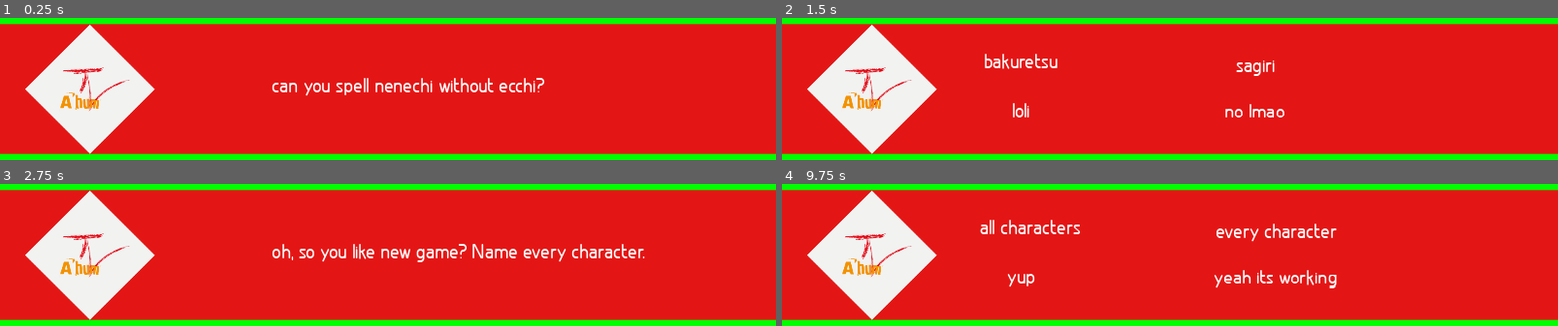
Above: before the commit, frames 1-4 (two rows, left to right).
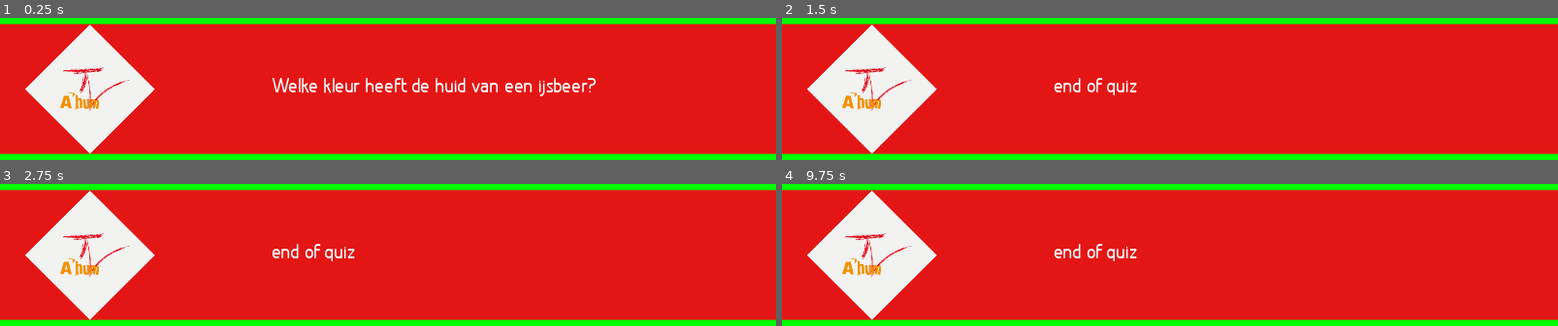
Above: after the commit, the same moments.

Repository: Frain-Breeze/KK-ONC
Game: Godot game, scene res://scenes/main.tscn
Two runs of this game, one before a commit and one after it. Both use one fixed random seed, a clock stepped at 60 frames per second and the inputs below.
Inputs:
- Up to frame 1 (0.25 s): no input
- Up to frame 2 (1.5 s): tap Enter at 0.5 s; tap Up (advance_question) at 0.6 s; tap Space at 1.25 s; tap Right (advance_round) at 1.35 s
- Up to frame 3 (2.75 s): tap Enter at 2 s; tap Down (new_question) at 2.1 s
- Up to frame 4 (9.75 s): tap Space at 2.75, 4.25 s; tap / (show_correct_answer) at 2.85 s; tap Enter at 3.5 s; tap 1 (team1_button1) at 3.6 s; tap 2 (team1_button2) at 4.35 s; tap 3 (team1_button3) at 5.1 s; tap 4 (team1_button4) at 5.85 s; tap Q (team2_button1) at 6.6 s; tap W (team2_button2) at 7.35 s; tap E (team2_button3) at 8.1 s; tap R (team2_button4) at 8.85 s; tap Up (advance_question) at 9.6 s

The runs differ from the first frame. In frame 1, 1.9% of the frame differs, in the area x 35-77%, y 42-56%; in frame 2, 1.4%; in frame 3, 1.9%; in frame 4, 2.2%, in the area x 25-72%, y 25-74%.
Error after the commit: Invalid get index '1' (on base: 'Array'). (res://scripts/main.gd:148)

Commit message:
a

Diff:
--- /dev/null
+++ b/questions/kk-vragen.csv
@@ -0,0 +1,8 @@
+Ronde 1;goede antwoord:;;;
+Welke kleur heeft de huid van een ijsbeer?;Zwart;Roze;Wit;Bruin
+;;;;
+;;;;
+;;;;
+;;;;
+;;;;
+Ronde 2;goede antwoord:;;;
--- a/scenes/main.tscn
+++ b/scenes/main.tscn
@@ -5,6 +5,5 @@
 
 [node name="main" type="Node"]
 script = ExtResource( 1 )
-autoAdvanceQuestion = true
 
 [node name="UI" parent="." instance=ExtResource( 2 )]
--- a/scripts/main.gd
+++ b/scripts/main.gd
@@ -24,7 +24,7 @@
 func loadFile():
 	print(OS.get_user_data_dir())
 	print(OS.get_executable_path())
-	print(csvFile.open("res://questions/loli.csv", File.READ))
+	print(csvFile.open("res://questions/kk-vragen.csv", File.READ))
 
 	var inRound = false
 	var tRound = ROUND.new()
